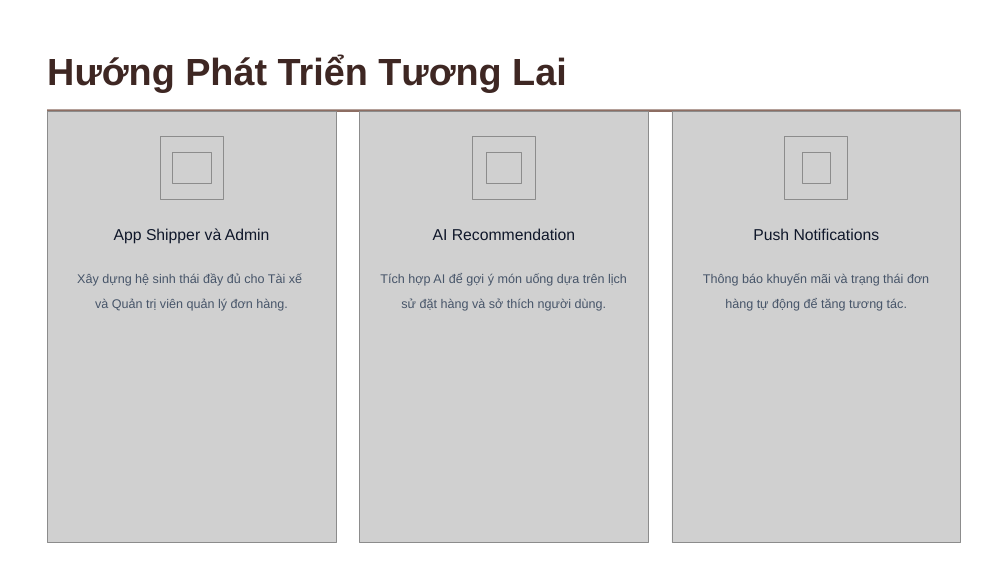
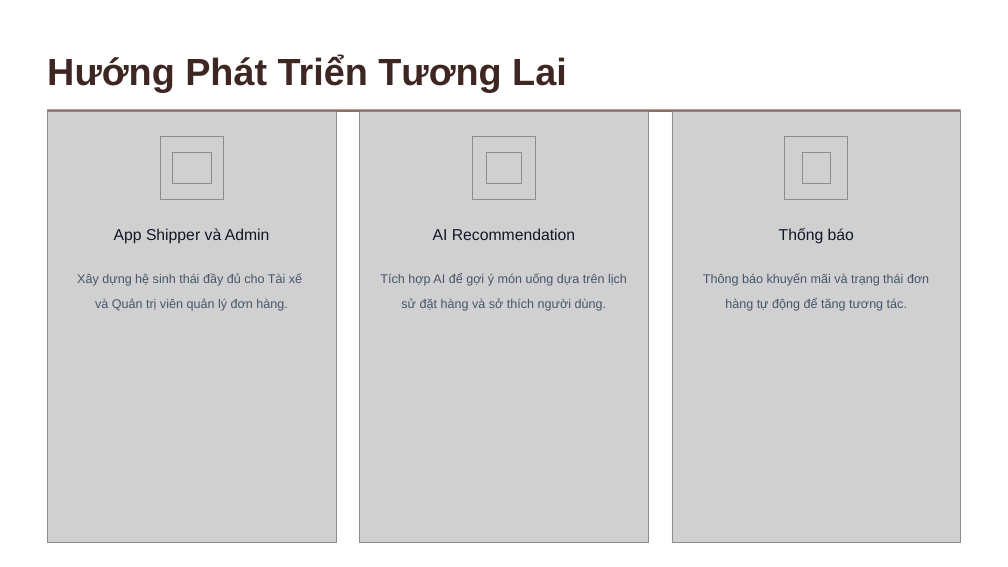
Before and after one commit to MinhHai2906/Group-LTTBD-, a slide deck: slide 11 of SlideNhom7.pptx (slide 10 before the commit). Drawn at 1008x567 pixels with LibreOffice and Linux fonts; fonts in the diff are those of the drawing; grey boxes stand for pictures; background and template pictures are left out. Boxes give left, top, right and bottom in pixels: in the first picture for what was removed or moved away, otherwise in the second. Text is boxed around its words. In the diff, an @@ line names an element or a change of style, - is before the commit and + after.

```diff
--- a/SlideNhom7.pptx
+++ b/SlideNhom7.pptx
@@ text at bbox=[779, 228, 854, 244]: text changed @@
-Push Notifications
+Thống báo
```
Also in this commit, not shown: 4 other slides changed, 2 slides added, 1 slide removed, 6 other files.
